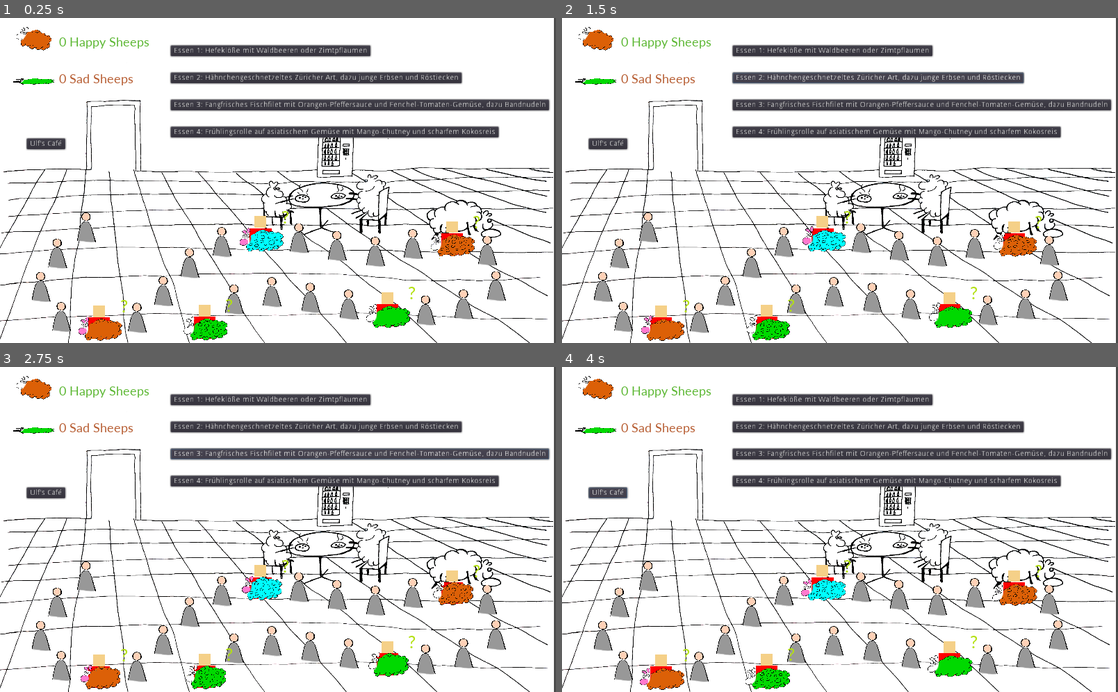
Above: before the commit, frames 1-4 (two rows, left to right).
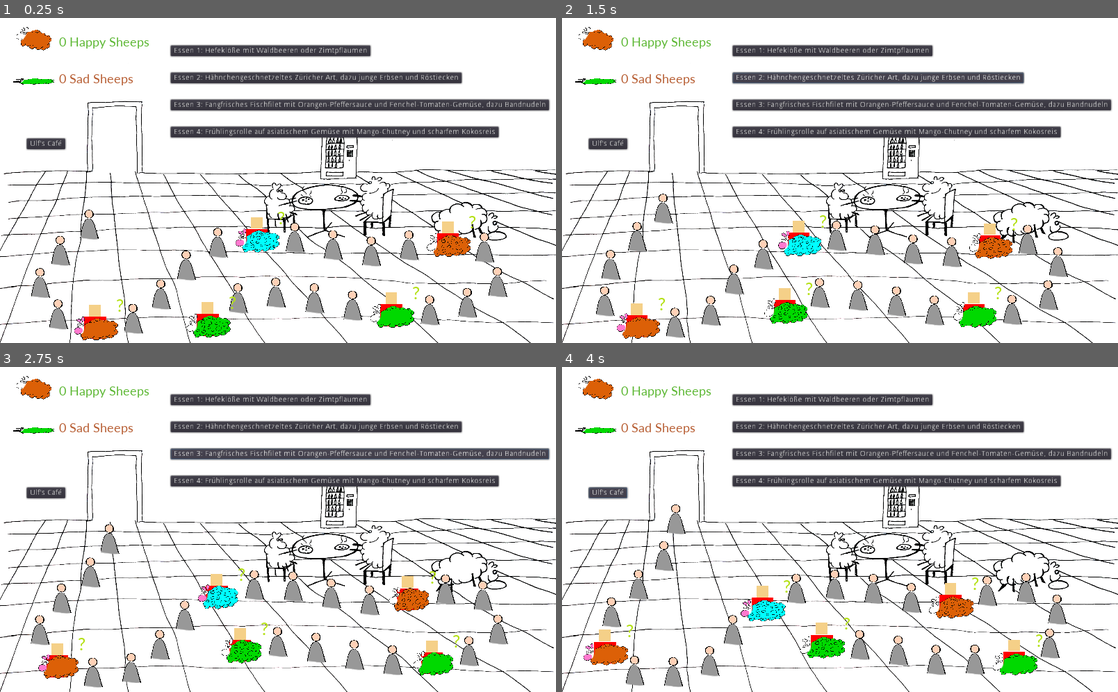
Above: after the commit, the same moments.

Repository: onsetsu/HPIGameJam
Game: Godot game, scene res://Scenes/Mensa.tscn
Same seed, same stepped clock (60 frames per second), same inputs: the game is played once before the commit and once after it.
Inputs:
- Up to frame 1 (0.25 s): no input
- Up to frame 2 (1.5 s): click "Essen 1: Hefeklöße mit Waldbe…" at 0.5 s; click "Essen 2: Hähnchengeschnetzelt…" at 1.25 s
- Up to frame 3 (2.75 s): click "Essen 3: Fangfrisches Fischfi…" at 2 s
- Up to frame 4 (4 s): click "Essen 4: Frühlingsrolle auf a…" at 2.75 s; click "Ulf's Café" at 3.5 s

The runs differ from the first frame. In frame 1, 12% of the frame differs, in the area x 0-100%, y 0-100%; in frame 2, 18%; in frame 3, 16%; in frame 4, 18%.

Commit message:
end screen added

Diff:
--- /dev/null
+++ b/Fonts/font20.tres
@@ -0,0 +1,9 @@
+[gd_resource type="DynamicFont" load_steps=2 format=2]
+
+[ext_resource path="res://fonts/ShadowsIntoLight.ttf" type="DynamicFontData" id=1]
+
+[resource]
+size = 40
+use_mipmaps = true
+use_filter = true
+font_data = ExtResource( 1 )
--- /dev/null
+++ b/Fonts/font30.tres
@@ -0,0 +1,9 @@
+[gd_resource type="DynamicFont" load_steps=2 format=2]
+
+[ext_resource path="res://fonts/ShadowsIntoLight.ttf" type="DynamicFontData" id=1]
+
+[resource]
+size = 80
+use_mipmaps = true
+use_filter = true
+font_data = ExtResource( 1 )
--- /dev/null
+++ b/Scenes/Failure_End.gd
@@ -0,0 +1,17 @@
+extends Node2D
+
+# Declare member variables here. Examples:
+# var a = 2
+# var b = "text"
+
+# Called when the node enters the scene tree for the first time.
+func _ready():
+	pass # Replace with function body.
+
+# Called every frame. 'delta' is the elapsed time since the previous frame.
+#func _process(delta):
+#	pass
+
+
+func _on_Button_pressed():
+	get_tree().change_scene("res://Scenes/Mensa.tscn")
--- /dev/null
+++ b/Scenes/Failure_End.tscn
@@ -0,0 +1,34 @@
+[gd_scene load_steps=5 format=2]
+
+[ext_resource path="res://Scenes/Failure_End.gd" type="Script" id=1]
+[ext_resource path="res://Sprites/Mensaschafe_klein.png" type="Texture" id=2]
+[ext_resource path="res://Fonts/font30.tres" type="DynamicFont" id=3]
+[ext_resource path="res://Fonts/font20.tres" type="DynamicFont" id=4]
+
+[node name="end_screen" type="Node2D"]
+script = ExtResource( 1 )
+
+[node name="Sprite" type="Sprite" parent="."]
+position = Vector2( 515.632, 325.784 )
+scale = Vector2( 0.555, 0.505 )
+texture = ExtResource( 2 )
+
+[node name="Label" type="Label" parent="."]
+margin_left = 573.29
+margin_top = 47.0052
+margin_right = 829.29
+margin_bottom = 176.005
+custom_fonts/font = ExtResource( 3 )
+custom_colors/font_color = Color( 0, 0, 0, 1 )
+text = "You lost! "
+align = 1
+
+[node name="Button" type="Button" parent="."]
+margin_left = 702.854
+margin_top = 175.221
+margin_right = 871.854
+margin_bottom = 246.221
+custom_fonts/font = ExtResource( 4 )
+text = "Restart"
+
+[connection signal="pressed" from="Button" to="." method="_on_Button_pressed"]
--- a/Scenes/Mensa.tscn
+++ b/Scenes/Mensa.tscn
@@ -19,8 +19,8 @@
 script = ExtResource( 1 )
 
 [node name="Sprite" type="Sprite" parent="."]
-position = Vector2( 510, 321.915 )
-scale = Vector2( 0.550162, 0.499426 )
+position = Vector2( 515.632, 325.784 )
+scale = Vector2( 0.556237, 0.504941 )
 texture = ExtResource( 2 )
 
 [node name="points" type="Node2D" parent="."]
--- a/Scenes/Queue.tscn
+++ b/Scenes/Queue.tscn
@@ -16,7 +16,7 @@
 curve = SubResource( 1 )
 
 [node name="Timer" type="Timer" parent="."]
-wait_time = 10.0
+wait_time = 0.01
 one_shot = true
 
 [connection signal="timeout" from="Timer" to="." method="_on_Timer_timeout"]
--- /dev/null
+++ b/Scenes/Success_End.tscn
@@ -0,0 +1,34 @@
+[gd_scene load_steps=5 format=2]
+
+[ext_resource path="res://Scenes/Failure_End.gd" type="Script" id=1]
+[ext_resource path="res://Sprites/Mensaschafe_klein.png" type="Texture" id=2]
+[ext_resource path="res://Fonts/font30.tres" type="DynamicFont" id=3]
+[ext_resource path="res://Fonts/font20.tres" type="DynamicFont" id=4]
+
+[node name="end_screen" type="Node2D"]
+script = ExtResource( 1 )
+
+[node name="Sprite" type="Sprite" parent="."]
+position = Vector2( 515.632, 325.784 )
+scale = Vector2( 0.555, 0.505 )
+texture = ExtResource( 2 )
+
+[node name="Label" type="Label" parent="."]
+margin_left = 573.29
+margin_top = 47.0052
+margin_right = 829.29
+margin_bottom = 176.005
+custom_fonts/font = ExtResource( 3 )
+custom_colors/font_color = Color( 0, 0, 0, 1 )
+text = "You won! "
+align = 1
+
+[node name="Button" type="Button" parent="."]
+margin_left = 702.854
+margin_top = 175.221
+margin_right = 871.854
+margin_bottom = 246.221
+custom_fonts/font = ExtResource( 4 )
+text = "Restart"
+
+[connection signal="pressed" from="Button" to="." method="_on_Button_pressed"]
--- a/Scripts/Mensa.gd
+++ b/Scripts/Mensa.gd
@@ -2,6 +2,7 @@
 
 var happy_sheeps = 0
 var sad_sheeps = 0
+const lives = 3
 
 var hungry_sheep
 var ingredients_scene = preload("res://Scripts/Ingredients.gd")
@@ -34,8 +35,11 @@
     $dishes.add_child(ulf)
 
 func _process(delta):
-    $points/happy_sheeps.text = str(happy_sheeps) + ' Happy Sheeps'
-    $points/sad_sheeps.text = str(sad_sheeps) + ' Sad Sheeps'
+	$points/happy_sheeps.text = str(happy_sheeps) + ' Happy Sheeps'
+	$points/sad_sheeps.text = str(sad_sheeps) + ' Sad Sheeps'
+	if $end_point/Queue.is_empty():
+		get_tree().change_scene("res://Scenes/Success_End.tscn")
+
 
 # show details
 # -------------------------------------------------------------------------
@@ -107,6 +111,8 @@
     print('What a happy sheep!')
 
 func failure(sheep):
-    sad_sheeps += 1
-    sheep.failure_anim()
-    print('Oh no! Your sheep died.')
+	sad_sheeps += 1
+	sheep.failure_anim()
+	print('Oh no! Your sheep died.')
+	if sad_sheeps >= lives:
+		get_tree().change_scene("res://Scenes/Failure_End.tscn")
--- a/Scripts/Queue.gd
+++ b/Scripts/Queue.gd
@@ -47,3 +47,6 @@
 
 func _on_Timer_timeout():
 	queue_start = true
+
+func is_empty():
+	return $path.get_children().empty()
Binary file added: Fonts/ShadowsIntoLight.ttf
